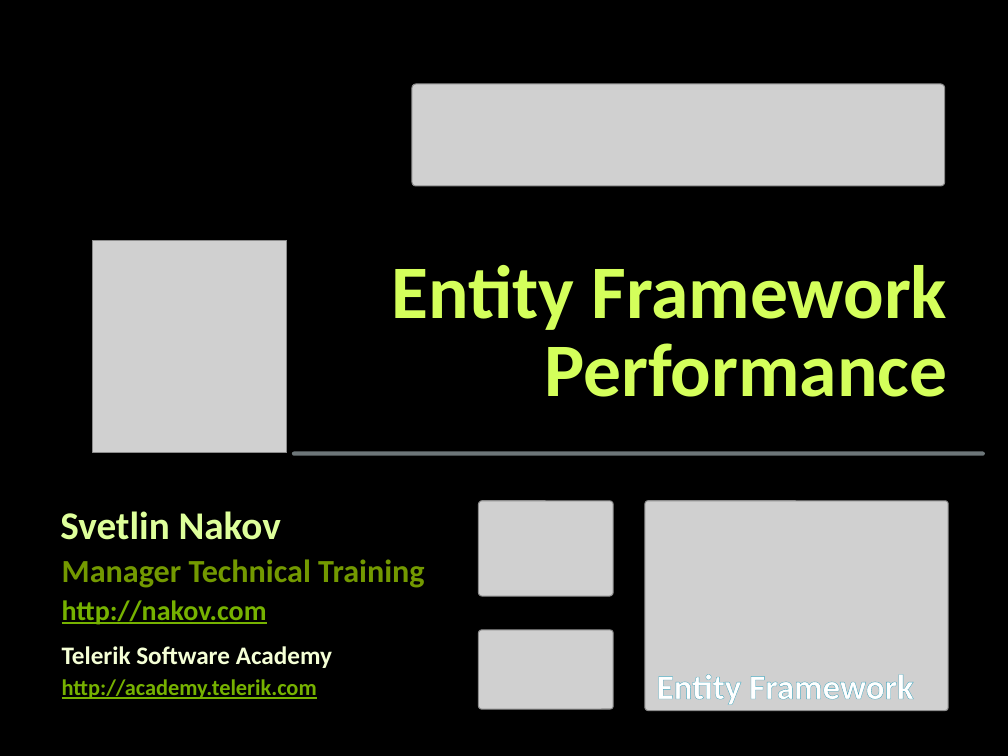
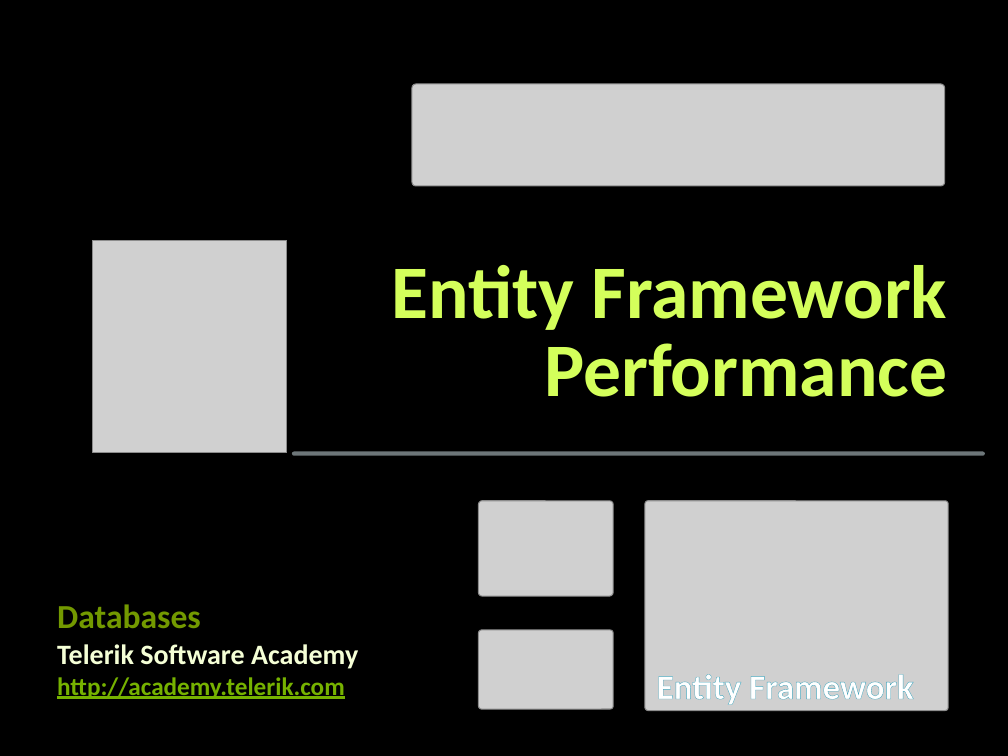
Before and after one commit to martin-nikolov/Telerik-Academy, a slide deck: slide 1 of Databases/09. Entity Framework Performance/Entity-Framework-Performance.pptx. Drawn at 1008x756 pixels with LibreOffice and Linux fonts; fonts in the diff are those of the drawing; grey boxes stand for pictures; background and template pictures are left out. Boxes give left, top, right and bottom in pixels: in the first picture for what was removed or moved away, otherwise in the second. Text is boxed around its words. In the diff, an @@ line names an element or a change of style, - is before the commit and + after.

```diff
--- a/Databases/09. Entity Framework Performance/Entity-Framework-Performance.pptx
+++ b/Databases/09. Entity Framework Performance/Entity-Framework-Performance.pptx
@@ text removed at [62, 559, 424, 588] @@
-Manager Technical Training
@@ text at [57, 604, 201, 628]: text changed; size 28 to 24 pt; text colour #DEFF9B to #739900 @@
-Svetlin Nakov
+Databases
@@ text removed at [62, 600, 267, 625] @@
-http://nakov.com
@@ text "Telerik Software Academy" at [57, 644, 358, 669]: size 18 to 20 pt; indent changed; more space between paragraphs @@
@@ text "http://academy.telerik.com" at [57, 677, 345, 699]: size 16 to 18 pt; more space between paragraphs @@
```
Also in this commit, not shown: 5 other files.
